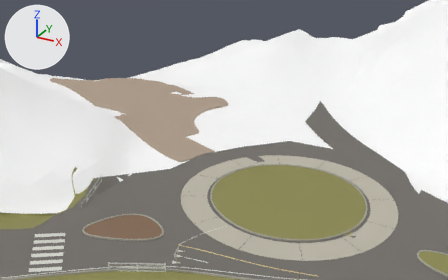
The glTF model app/world/hand/conz_27.glb: old version first, new version second.
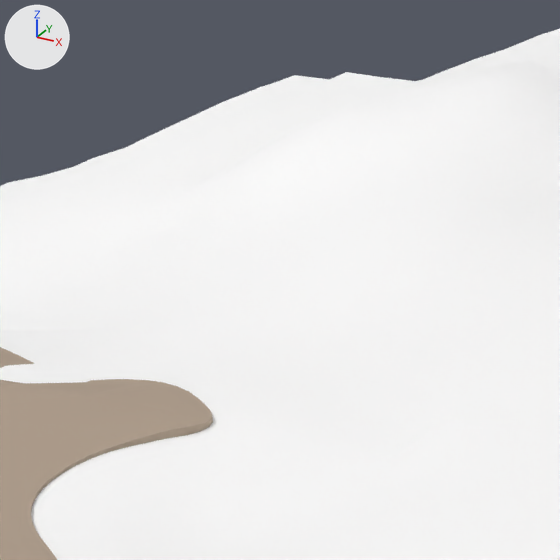
Old and new are each drawn from a camera (50 mm lens) standing at (18.3, -45.1, 214.3) and looking at (-27.9, 38.9, 172.3) and again close up on the part from 42% to 65% of the width and 9% to 47% of the height. The lights are fixed; the arrows at upper left show +X, +Y and +Z. The last two pictures show the newer version.

The scene before the commit, as lines of its bpy script (objects in view):
```python
me_lot_gravel_th27 = bpy.data.meshes.new('lot_gravel_th27')
me_lot_gravel_th27.from_pydata(...)  # 373 vertices, 592 faces; spans x 847.2..893.0, y 552.7..583.1, z 173.1..178.6
me_lot_gravel_th27.materials.append(mat_lot_gravel_bat)  # beige #af9d8b
me_mesh_29 = bpy.data.meshes.new('Mesh_29')
me_mesh_29.from_pydata(...)  # 6609 vertices, 13356 faces; spans x 802.0..962.0, y 450.0..662.0, z 145.0..212.0
me_mesh_29.materials.append(mat_hand_terrain)  # white #ffffff
ob_lot_gravel_th27 = bpy.data.objects.new('lot_gravel_th27', me_lot_gravel_th27)
ob_lot_gravel_th27.location = (-913.46, -535.35, 0.0)
ob_terrain27 = bpy.data.objects.new('terrain27', me_mesh_29)
ob_terrain27.location = (-913.46, -535.35, 0.0)
```
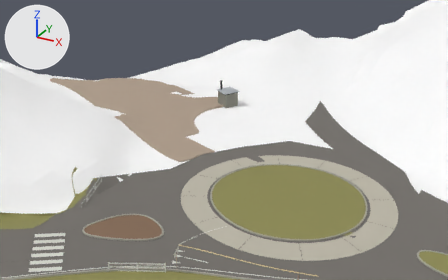
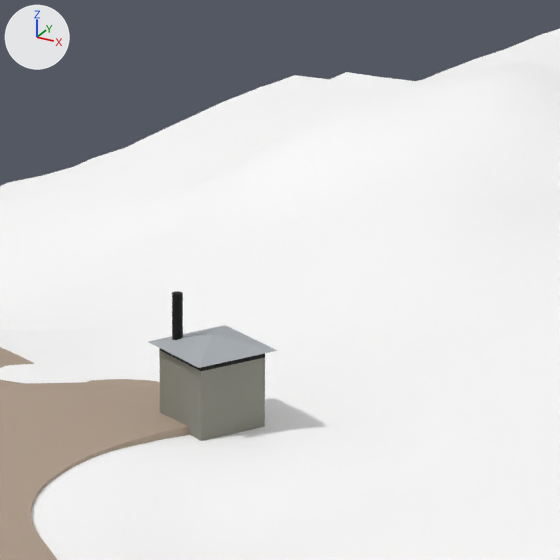
Edits to the bpy script that builds the scene:
```text
Add mat_wc_roof:
    mat_wc_roof = principled_material('wc_roof')
    mat_wc_roof.base_color = (0.401, 0.428, 0.456)  # grey #aaafb4
    mat_wc_roof.roughness = 0.6
Add mat_wc_block:
    mat_wc_block = principled_material('wc_block')
    mat_wc_block.base_color = (0.237, 0.237, 0.199)  # grey #86867b
    mat_wc_block.roughness = 0.9
Add me_posts_wcthr27:
    me_posts_wcthr27.from_pydata([(882.65, 576.67, 180.01), (884.04, 579.29, 180.01), (886.65, 577.9, 180.01), (885.26, 575.28, 180.01), (884.65, 577.28, 180.39)], [], [(0, 1, 2), (0, 2, 3), (3, 2, 4), (2, 1, 4), (1, 0, 4), (0, 3, 4)])
    me_posts_wcthr27.materials.append(mat_wc_roof)  # grey #aaafb4
Add me_posts_wcthd27:
    me_posts_wcthd27.from_pydata(...)  # 24 vertices, 30 faces; spans x 883.03..886.27, y 575.66..578.91, z 177.06..181.66
    me_posts_wcthd27.materials.append(mat_sign_black)  # black #050505
Add me_posts_wcth27:
    me_posts_wcth27.from_pydata([(885.15, 575.66, 177.06), (886.27, 577.78, 177.06), (886.27, 577.78, 179.76), (885.15, 575.66, 179.76), (884.15, 578.91, 179.76), (884.15, 578.91, 177.06), (883.03, 576.79, 179.76), (883.03, 576.79, 177.06)], [], [(0, 1, 2), (0, 2, 3), (1, 2, 4), (1, 4, 5), (5, 4, 6), (5, 6, 7), (7, 0, 3), (7, 3, 6)])
    me_posts_wcth27.materials.append(mat_wc_block)  # grey #86867b
Add ob_posts_wcthr27:
    ob_posts_wcthr27 = bpy.data.objects.new('posts_wcthr27', me_posts_wcthr27)
    ob_posts_wcthr27.location = (-913.46, -535.35, 0.0)
Add ob_posts_wcthd27:
    ob_posts_wcthd27 = bpy.data.objects.new('posts_wcthd27', me_posts_wcthd27)
    ob_posts_wcthd27.location = (-913.46, -535.35, 0.0)
Add ob_posts_wcth27:
    ob_posts_wcth27 = bpy.data.objects.new('posts_wcth27', me_posts_wcth27)
    ob_posts_wcth27.location = (-913.46, -535.35, 0.0)
```

Changed parts and their boxes (x1, y1, x2, y2) in the close-ups (560 x 560 px):
'posts_wcth27', added
    after: (159, 350, 265, 441)
'posts_wcthr27', added
    after: (148, 325, 278, 368)
'posts_wcthd27', added
    after: (159, 291, 265, 371)
